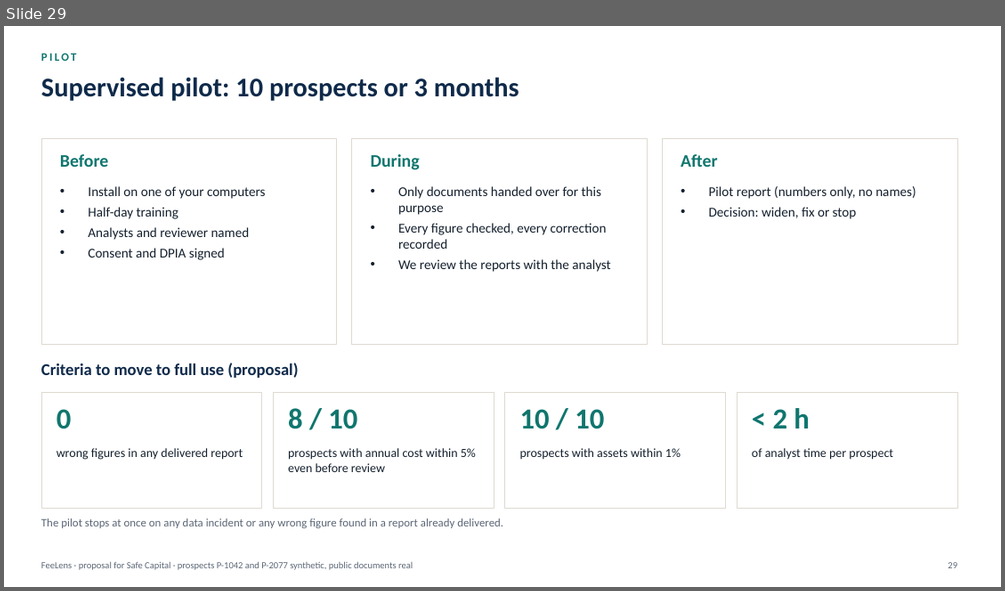
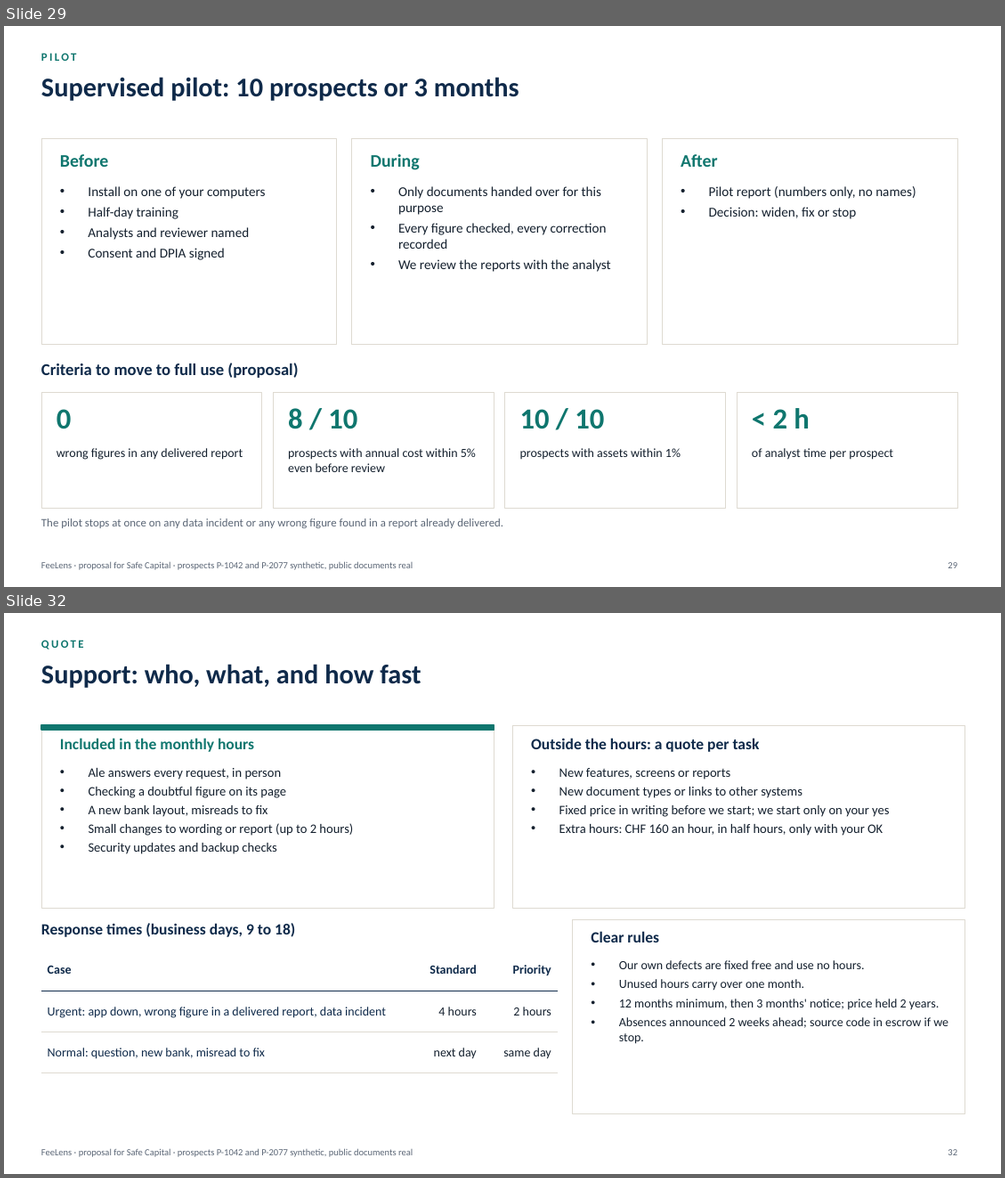
Before and after one commit to rossotti-alessandro/PortfolioCostEngine, a slide deck: slides/FeeLens_Proposal_EN.pptx. Shown one above the other, each under a label of ours: slide 29 before the commit, slides 29 and 32 after it; the slides between them are not shown. The pictures are 1005x591 and 1005x1178 pixels, drawn with LibreOffice and Linux fonts; fonts in the diff are those of the drawing. Boxes give left, top, right and bottom in pixels: in the first picture for what was removed or moved away, otherwise in the second. Text is boxed around its words. In the diff, an @@ line names an element or a change of style, - is before the commit and + after.

```diff
--- a/slides/FeeLens_Proposal_EN.pptx
+++ b/slides/FeeLens_Proposal_EN.pptx
@@ slide 32 added at (4, 613, 1001, 1174), background #FFFFFF; not listed: 1 template element that a slide beside it also shows @@
@@ text added at (41, 640, 84, 649), 11 pt, text #0F766E, bold @@
+QUOTE
@@ text added at (41, 664, 421, 688), 26 pt, text #0F2A4A, bold @@
+Support: who, what, and how fast
@@ rectangle added at (41, 725, 494, 908), fill #FFFFFF, outline #DEDAD1 0.75 pt @@
@@ rectangle added at (41, 725, 494, 730), fill #0F766E, outline #0F766E 1 pt @@
@@ text added at (60, 738, 254, 752), 15 pt, text #0F766E, bold @@
+Included in the monthly hours
@@ rectangle added at (512, 725, 965, 908), fill #FFFFFF, outline #DEDAD1 0.75 pt @@
@@ text added at (531, 738, 760, 752), 15 pt, text #0F2A4A, bold @@
+Outside the hours: a quote per task
@@ text added at (89, 768, 353, 854), 12.5 pt, text #14202E @@
+• Ale answers every request, in person
+• Checking a doubtful figure on its page
+• A new bank layout, misreads to fix
+• Small changes to wording or report (up to 2 hours)
+• Security updates and backup checks
@@ text added at (559, 768, 889, 835), 12.5 pt, text #14202E @@
+• New features, screens or reports
+• New document types or links to other systems
+• Fixed price in writing before we start; we start only on your yes
+• Extra hours: CHF 160 an hour, in half hours, only with your OK
@@ text added at (41, 923, 295, 937), 15 pt, text #0F2A4A, bold @@
+Response times (business days, 9 to 18)
@@ rectangle added at (573, 919, 965, 1114), fill #FFFFFF, outline #DEDAD1 0.75 pt @@
@@ text added at (591, 931, 659, 942), 15 pt, text #0F2A4A, bold @@
+Clear rules
@@ table added at (41, 949, 558, 1062), 3 rows, 3 columns @@
+Case | Standard | Priority
+Urgent: app down, wrong figure in a delivered report, data incident | 4 hours | 2 hours
+Normal: question, new bank, misread to fix | next day | same day
@@ text added at (619, 960, 948, 1044), 12 pt, text #14202E @@
+• Our own defects are fixed free and use no hours.
+• Unused hours carry over one month.
+• 12 months minimum, then 3 months' notice; price held 2 years.
+• Absences announced 2 weeks ahead; source code in escrow if we stop.
@@ page number added at (947, 1149, 957, 1155), 9 pt, text #5B6676 @@
+32
```
Also in this commit, not shown: 5 slides changed, 3 other slides added, 1 slide removed, 28 other files.
